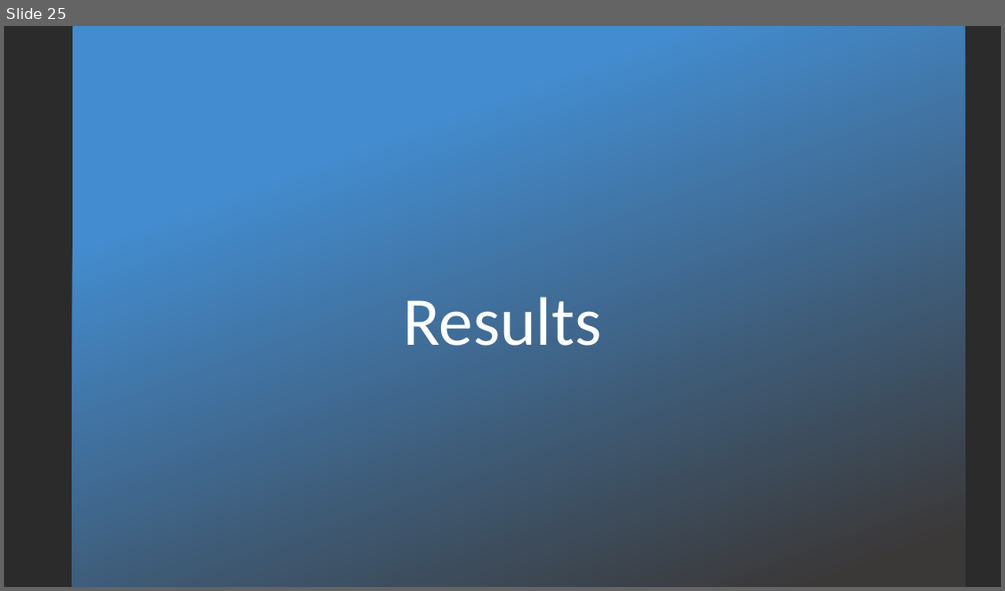
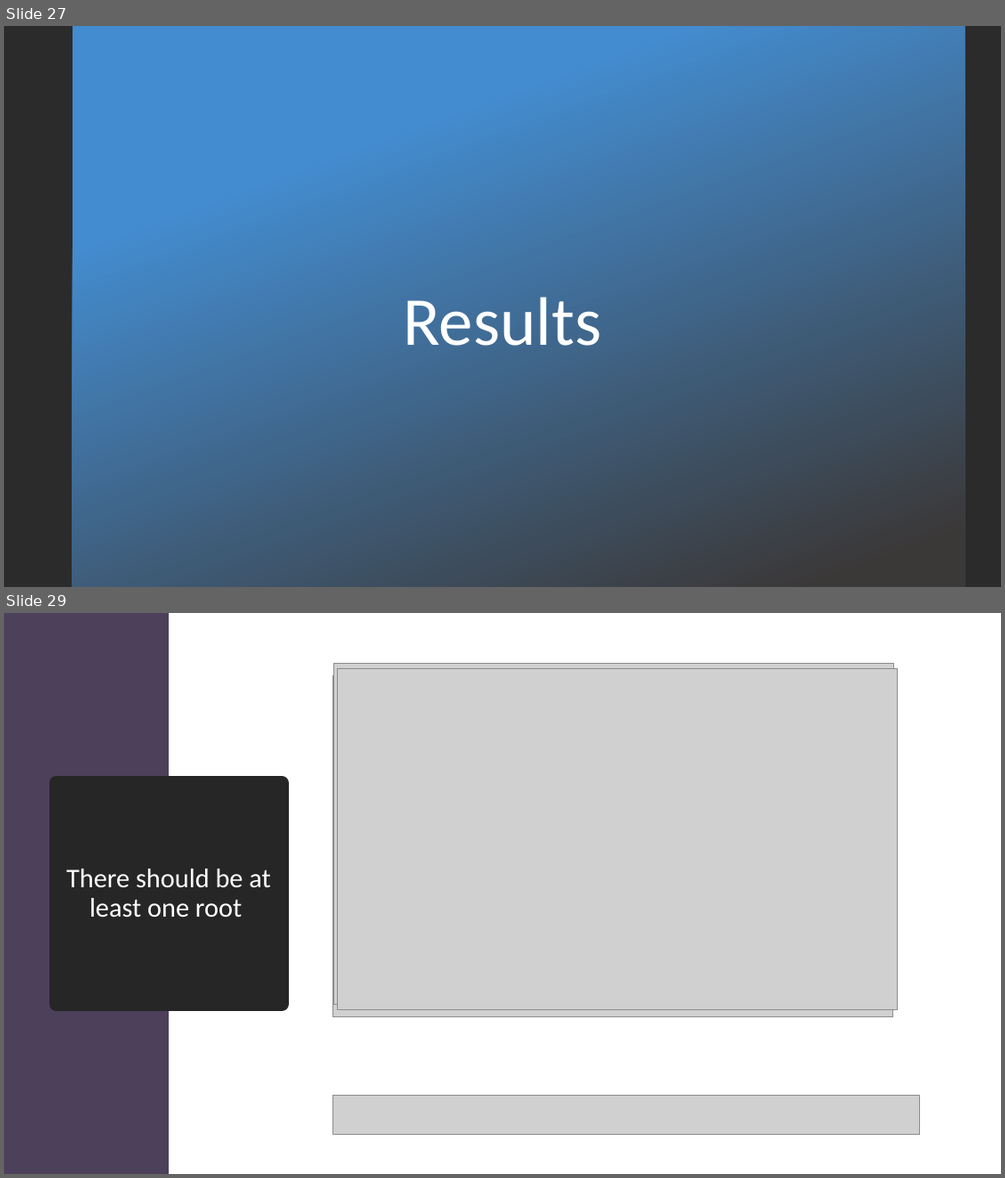
Before and after one commit to ndorilas2014/RMTProject, a slide deck: Presentation(RMT).pptx. Shown one above the other, each under a label of ours: slide 25 before the commit, slides 27 and 29 after it; the slides between them are not shown. The pictures are 1005x591 and 1005x1178 pixels, drawn with LibreOffice and Linux fonts; fonts in the diff are those of the drawing; grey boxes stand for pictures; background and template pictures are left out; a plain dark background stands for a picture behind light text. Boxes give left, top, right and bottom in pixels: in the first picture for what was removed or moved away, otherwise in the second. Text is boxed around its words. In the diff, an @@ line names an element or a change of style, - is before the commit and + after.

```diff
--- a/Presentation(RMT).pptx
+++ b/Presentation(RMT).pptx
@@ slide 29 added at (4,613,1001,1174), background #FFFFFF @@
@@ rectangle added at (4,613,169,1174), fill #4C405A @@
@@ picture added at (334,663,894,1004) @@
@@ picture added at (333,676,893,1017) @@
@@ picture added at (337,668,897,1009) @@
@@ title added at (57,783,282,1004), fill #262626, outline #262626 13.75 pt, 26 pt, text #FFFFFF @@
+There should be at least one root
@@ picture added at (333,1095,919,1135) @@
@@ what was slide 25 is now slide 27 @@
```
Also in this commit, not shown: 9 slides changed, 9 other slides added, 3 slides removed, 36 other files.
